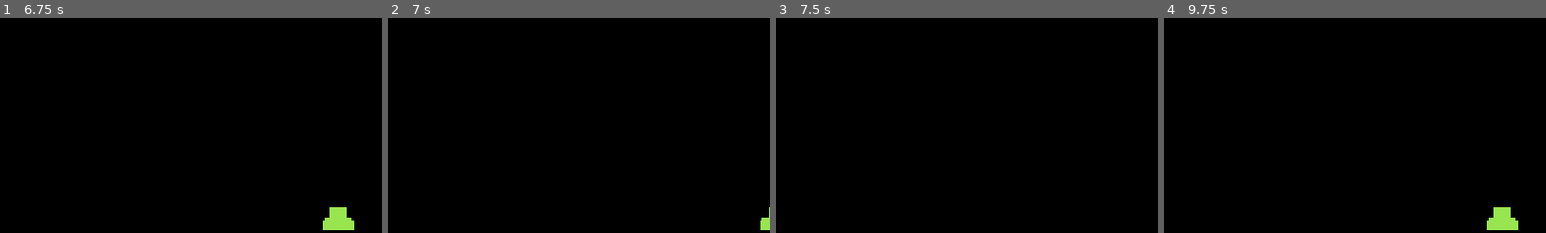
Above: before the commit, frames 1-4 (left to right).
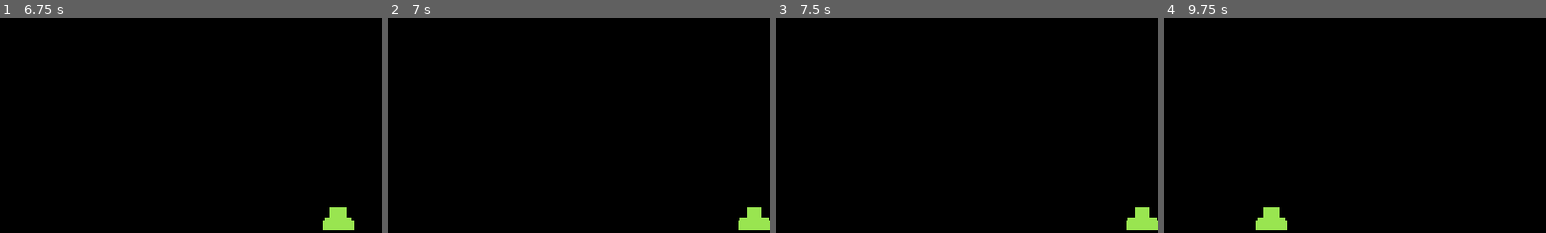
Above: after the commit, the same moments.

Repository: joshuayeee/gd-space-invaders
Game: Godot game, scene res://Scenes/main.tscn
Same seed, same stepped clock (60 frames per second), same inputs: the game is played once before the commit and once after it.
Inputs:
- Up to frame 1 (6.75 s): tap Enter at 0.5 s; hold D (right) 0.53-2.03 s; hold A (left) 2.03-4.28 s; hold D (right) from 4.28 s (still down)
- Up to frame 2 (7 s): keep holding D (right)
- Up to frame 3 (7.5 s): keep holding D (right)
- Up to frame 4 (9.75 s): tap Space at 8 s; release D (right) at 8.03 s; hold A (left) 8.03-9.53 s; hold D (right) from 9.53 s (still down)
The pictures show only the part of the screen within x 50-100%, y 50-100%; the shares and areas given below are measured in that part.

Frame 1 is identical in both runs. In frame 2, 0.5% of the frame differs, in the area x 91-100%, y 88-99%; in frame 3, 0.7%; in frame 4, 1.4%, in the area x 24-93%, y 88-99%.

Commit message:
added walls

Diff:
--- a/Scenes/Levels/main_level.tscn
+++ b/Scenes/Levels/main_level.tscn
@@ -2,6 +2,13 @@
 
 [ext_resource type="Script" uid="uid://c1gk5k07hmotc" path="res://Scripts/level.gd" id="1_s08vq"]
 [ext_resource type="PackedScene" uid="uid://uhqtfi66coff" path="res://Scenes/player.tscn" id="2_o3eya"]
+[ext_resource type="PackedScene" uid="uid://cbqi4nlyi2vjw" path="res://Scenes/wall.tscn" id="3_tgb3g"]
+
+[sub_resource type="WorldBoundaryShape2D" id="WorldBoundaryShape2D_jh5pk"]
+normal = Vector2(1, 0)
+
+[sub_resource type="WorldBoundaryShape2D" id="WorldBoundaryShape2D_ydotr"]
+normal = Vector2(-1, 0)
 
 [node name="MainLevel" type="Node2D" unique_id=1605100027]
 script = ExtResource("1_s08vq")
@@ -22,3 +29,15 @@
 
 [node name="Player" parent="." unique_id=1715923871 instance=ExtResource("2_o3eya")]
 position = Vector2(0, 296)
+
+[node name="LeftWall" parent="." unique_id=1442771496 instance=ExtResource("3_tgb3g")]
+position = Vector2(-576, 0)
+
+[node name="CollisionShape2D" type="CollisionShape2D" parent="LeftWall" unique_id=23622189]
+shape = SubResource("WorldBoundaryShape2D_jh5pk")
+
+[node name="RightWall" parent="." unique_id=70079357 instance=ExtResource("3_tgb3g")]
+
+[node name="CollisionShape2D" type="CollisionShape2D" parent="RightWall" unique_id=976687766]
+position = Vector2(576, 0)
+shape = SubResource("WorldBoundaryShape2D_ydotr")
--- a/Scenes/player.tscn
+++ b/Scenes/player.tscn
@@ -63,7 +63,7 @@
 
 [node name="Player" type="CharacterBody2D" unique_id=1715923871]
 collision_layer = 2
-collision_mask = 0
+collision_mask = 4
 script = ExtResource("1_cvnsp")
 
 [node name="Sprite2D" type="Sprite2D" parent="." unique_id=408029055]
--- /dev/null
+++ b/Scenes/wall.tscn
@@ -0,0 +1,5 @@
+[gd_scene format=3 uid="uid://cbqi4nlyi2vjw"]
+
+[node name="Wall" type="StaticBody2D" unique_id=1442771496]
+collision_layer = 4
+collision_mask = 2
--- a/project.godot
+++ b/project.godot
@@ -44,6 +44,7 @@
 
 2d_physics/layer_1="Invincible"
 2d_physics/layer_2="Player"
+2d_physics/layer_3="Wall"
 
 [physics]
 
